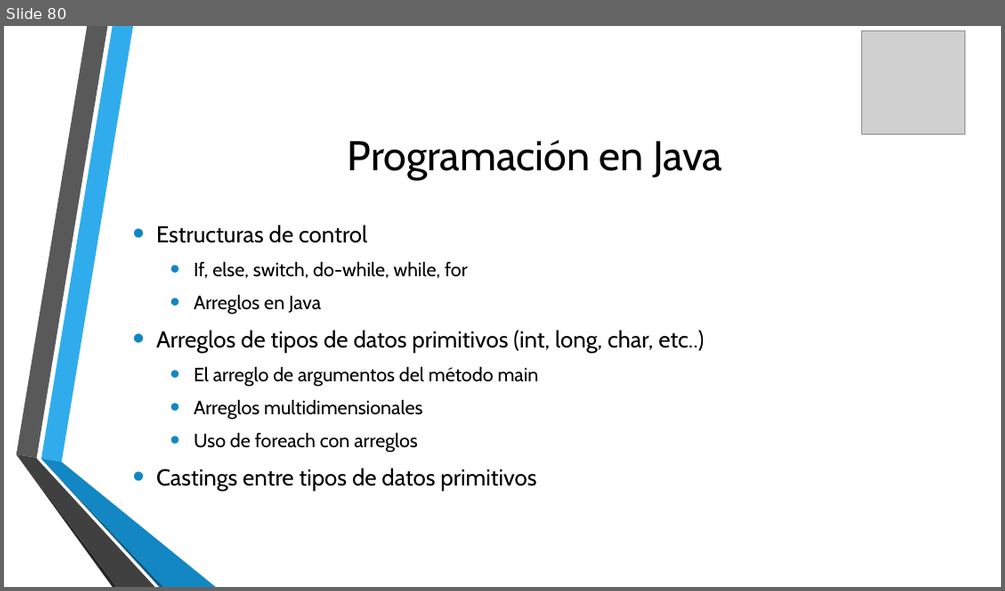
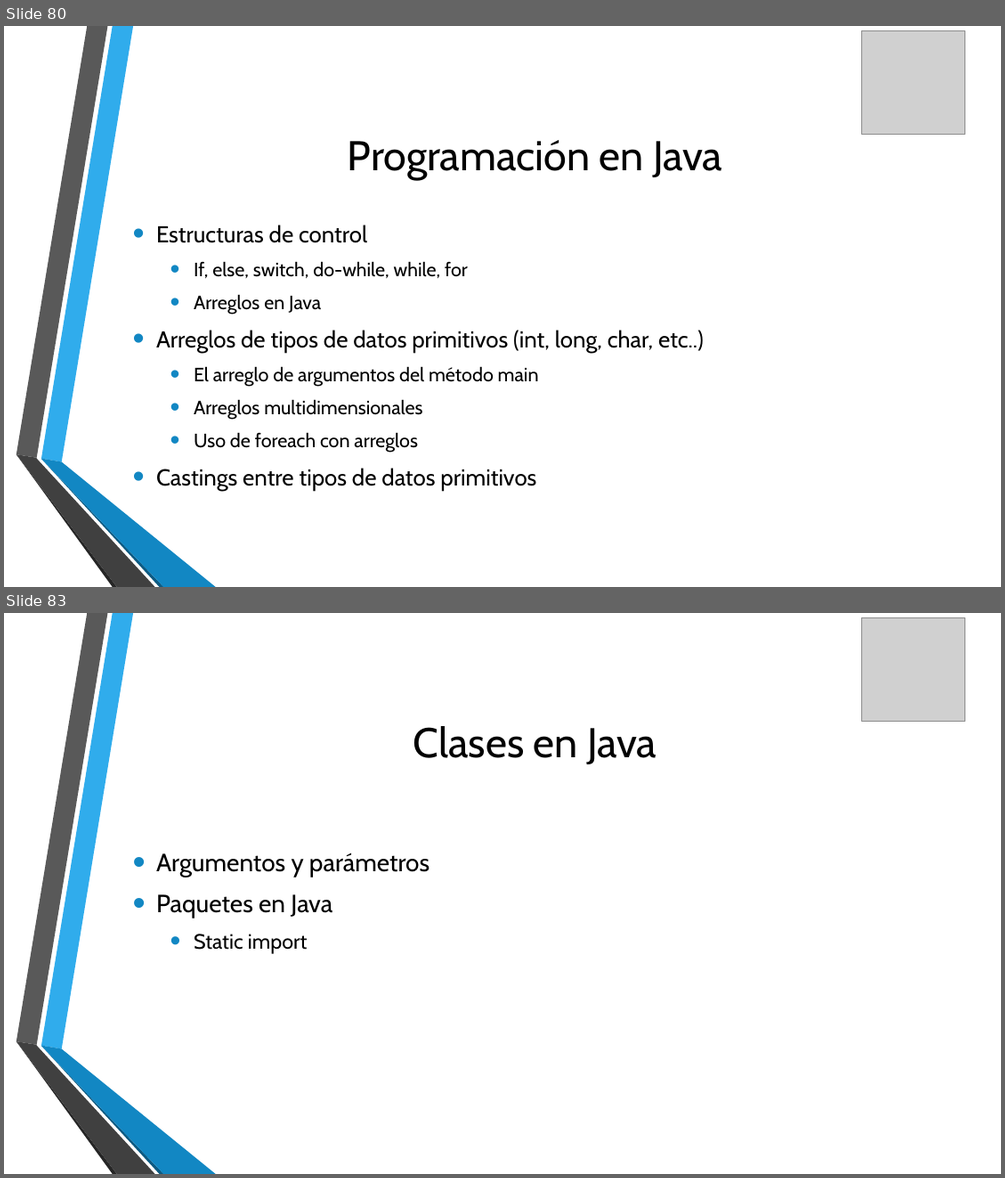
Before and after one commit to udevit/documents, a slide deck: Java_8_desde_cero.pptx. Shown one above the other, each under a label of ours: slide 80 before the commit, slides 80 and 83 after it; the slides between them are not shown. The pictures are 1005x591 and 1005x1178 pixels, drawn with LibreOffice and Linux fonts; fonts in the diff are those of the drawing; grey boxes stand for pictures; background and template pictures are left out. Boxes give left, top, right and bottom in pixels: in the first picture for what was removed or moved away, otherwise in the second. Text is boxed around its words. In the diff, an @@ line names an element or a change of style, - is before the commit and + after.

```diff
--- a/Java_8_desde_cero.pptx
+++ b/Java_8_desde_cero.pptx
@@ slide 83 added at (4,613,1001,1174), background picture (left out); not listed: 6 template elements that a slide beside it also shows @@
@@ picture added at (862,617,965,721) @@
@@ title added at (413,726,656,764), 40 pt, text #000000 @@
+Clases en Java
@@ text added at (156,852,429,954), 24 pt, text #000000 @@
+• Argumentos y parámetros
+• Paquetes en Java
+  • Static import
```
Also in this commit, not shown: 2 other slides added.
